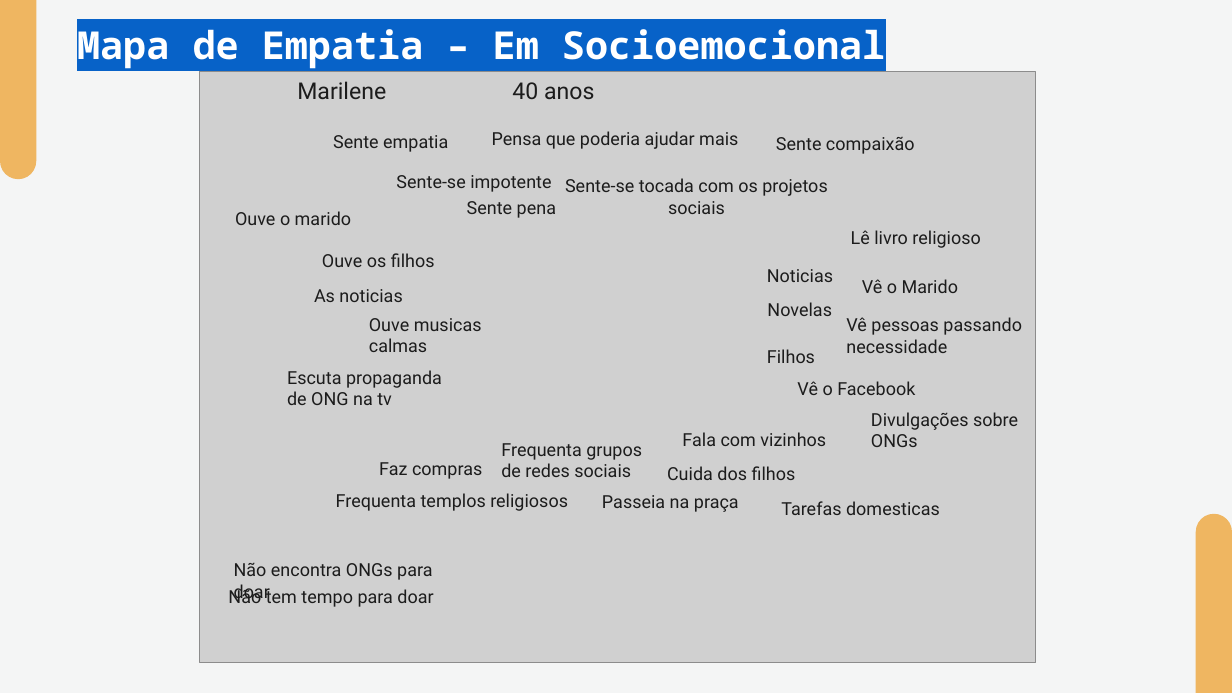
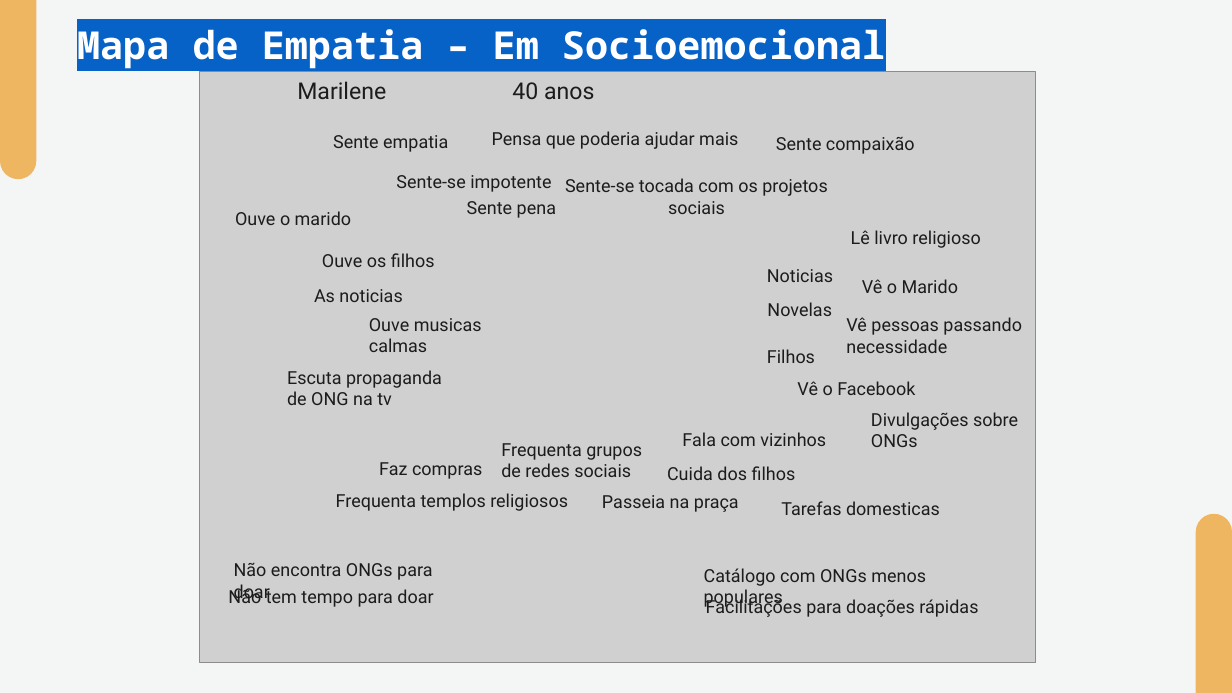
Before and after one commit to apires-roberta/bp, a slide deck: slide 8 of Sprint 1 - Entregavel de PI - Design de Interação.pptx. Drawn at 1232x693 pixels with LibreOffice and Linux fonts; fonts in the diff are those of the drawing; grey boxes stand for pictures. Boxes give left, top, right and bottom in pixels: in the first picture for what was removed or moved away, otherwise in the second. Text is boxed around its words. In the diff, an @@ line names an element or a change of style, - is before the commit and + after.

```diff
--- a/Sprint 1 - Entregavel de PI - Design de Interação.pptx
+++ b/Sprint 1 - Entregavel de PI - Design de Interação.pptx
@@ text added at <box>704,568,926,609</box>, 14 pt, text #1C1C1C @@
+Catálogo com ONGs menos populares
@@ text added at <box>706,596,978,617</box>, 14 pt, text #1C1C1C @@
+Facilitações para doações rápidas
```
Also in this commit, not shown: 12 other files.
